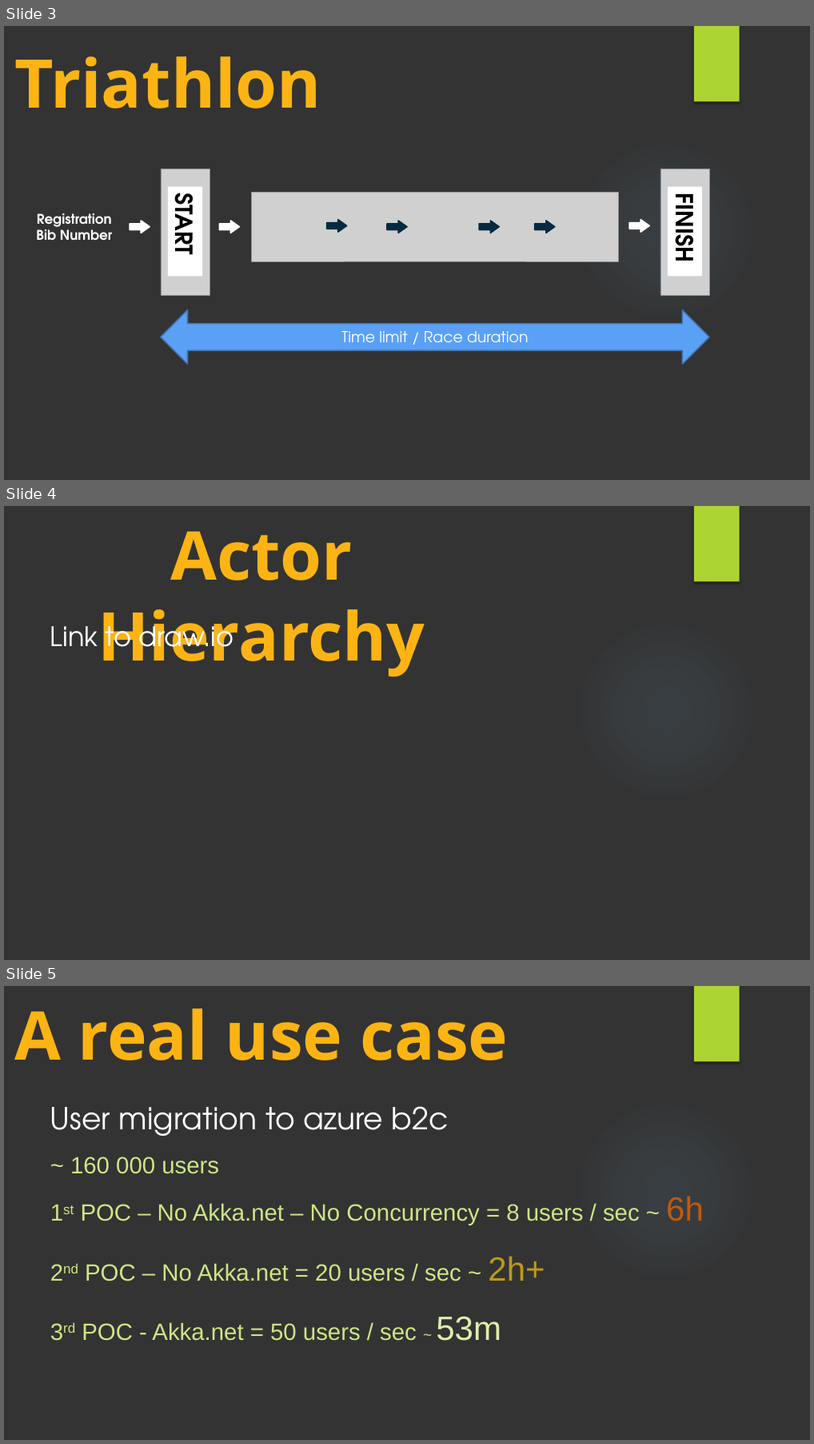
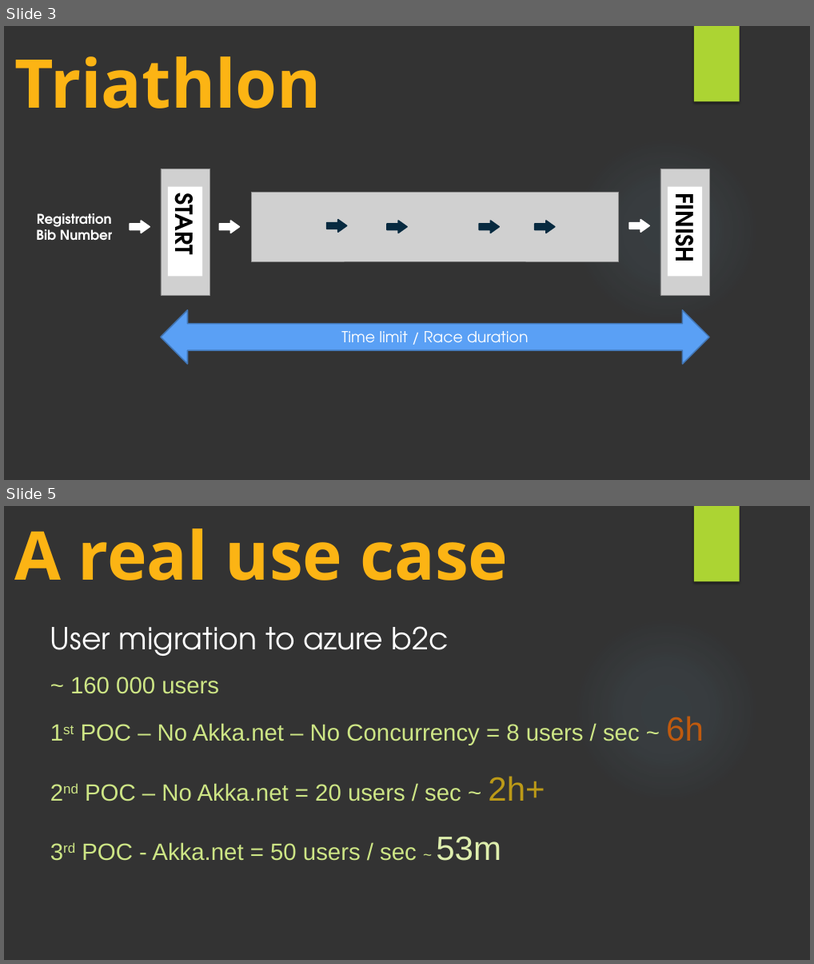
Before and after one commit to fbasco81/triathlon-race-demo, a slide deck: src/Host/presentation/Presentazione.pptx. Shown one above the other, each under a label of ours: slides 3, 4 and 5 before the commit, slides 3 and 5 after it; the slides between them are not shown. The pictures are 814x1444 and 814x964 pixels, drawn with LibreOffice and Linux fonts; fonts in the diff are those of the drawing; grey boxes stand for pictures; background and template pictures are left out. Boxes give left, top, right and bottom in pixels: in the first picture for what was removed or moved away, otherwise in the second. Text is boxed around its words. In the diff, an @@ line names an element or a change of style, - is before the commit and + after.

```diff
--- a/src/Host/presentation/Presentazione.pptx
+++ b/src/Host/presentation/Presentazione.pptx
@@ slide 4 removed at box(4, 506, 810, 960), background #000000 at 80% opacity; not listed: 2 template elements that a slide beside it also shows @@
@@ text removed at box(98, 531, 425, 676) @@
-Actor Hierarchy
@@ text removed at box(50, 618, 234, 660) @@
-Link to draw.io
```
Also in this commit, not shown: 2 slides changed, 1 slide added, 6 other files.
